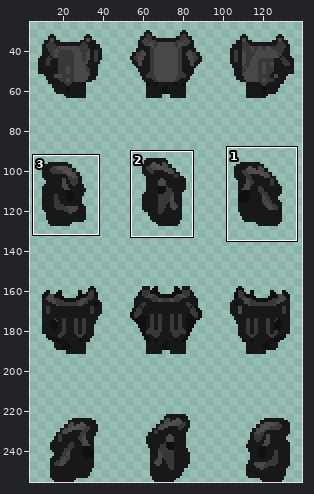
Sprite sheet, stored at data/sprites/outfit/dress/dress_064.png. The first picture is a wide view before the edit; the outline marks the close-up.
Close-up. Before the edit:
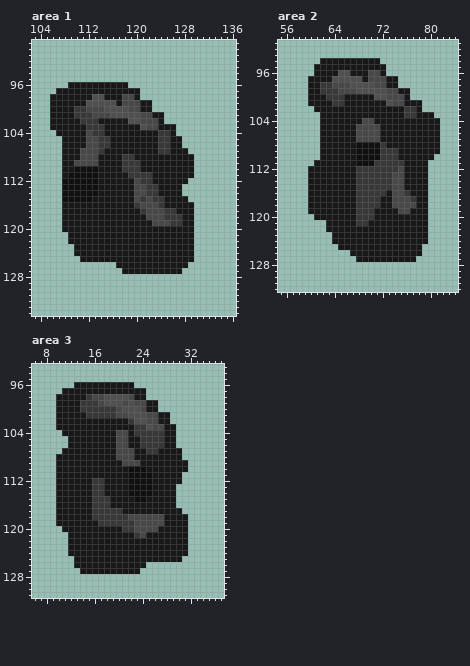
The file is 144x256 pixels. Shown: area 1: x 103..136, y 89..134; area 2: x 55..84, y 91..132; area 3: x 6..37, y 93..131. The wide view leaves out empty margins. The commit also changed other parts of the picture, which this record leaves out.
Now the later version:
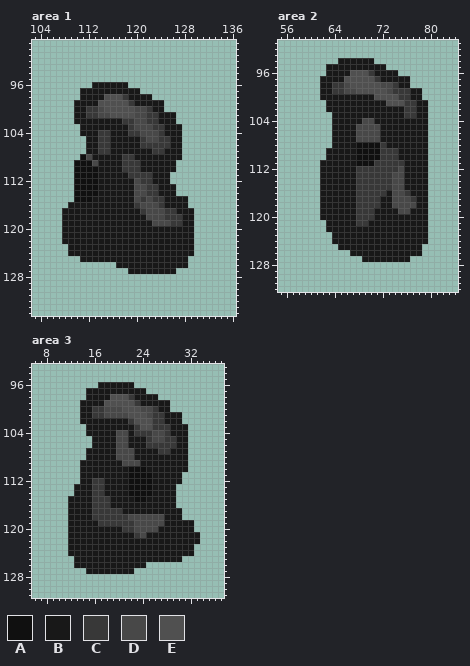
Palette (. is transparent): A #101010  B #181818  C #383838  D #484848  E #505050
Changes in this commit:
Area 1:
y 96: x 109..112 BBBB -> ....
y 97: x 107..110 BBBB -> ....
y 98: x 106..110 BBBBB -> .....; x 113..119 EEBBBDD -> BBEEECB; x 121..122 .. -> BB
y 99: x 106..109 BBBB -> ....; x 112..113 EE -> BB; x 117..120 BDDD -> EECB; x 123..124 .. -> BB
y 100: x 106..113 BBBBCCDD -> ....BBCC; x 119 D -> E; x 121..124 BB.. -> DCBB
y 101: x 106..111 BBBBCC -> ....BB; x 113 D -> C; x 120 E -> D; x 122..123 DB -> CC; x 125..126 .. -> BB
y 102: x 106..109 BBBB -> ....; x 111..113 CCC -> BBB; x 118..120 BEE -> CCD; x 122..123 DD -> CC; x 125..126 .. -> BB
y 103: x 106..110 BBBBB -> .....; x 112..114 CCC -> BBB; x 119..121 BBE -> CDD; x 123..124 DB -> CC; x 127 . -> B
y 104: x 107..110 BBBB -> ....; x 112..113 DC -> BB; x 115 B -> C; x 119..123 BBBBB -> CCDDD; x 125 C -> B; x 127 . -> B
y 105: x 108..113 BBBBDD -> ....BB; x 121..123 BBB -> CDD
y 106: x 108..113 BBBBDD -> ....BB; x 121..123 BBB -> CCC
y 107: x 108..113 BBBDDD -> ....BB; x 115 B -> C; x 123 B -> C; x 125 C -> B; x 128 B -> .
y 108: x 108..111 BBBD -> ...A; x 113 D -> B; x 128..129 BB -> ..
y 109: x 108..112 BBDDD -> ..AAA; x 127..129 BBB -> ...
y 110: x 108..109 BB -> ..; x 127..129 BBB -> ...
y 111: x 108..109 BA -> ..; x 126..129 BBBB -> ....
y 112: x 108..109 AA -> ..; x 126..128 BBB -> ...
y 113..114: x 108..109 AA -> ..; x 127 B -> .
y 115: x 108..109 AA -> ..
y 116: x 108 B -> .; x 129 B -> .
y 121..122: x 108 . -> B
y 123..124: x 109 . -> B
y 125: x 129 B -> .
y 127: x 118 B -> .; x 127 B -> .
Area 2:
y 94: x 62..64 BBB -> ...; x 71 B -> .
y 95: x 61..62 BB -> ..
y 96: x 61..62 BB -> ..; x 65..71 EEBBBDD -> BBEEECB; x 73..74 .. -> BB
y 97: x 60..61 BB -> ..; x 64..65 EE -> BB; x 69..72 BDDD -> EECB; x 75..76 .. -> BB
y 98: x 60..65 BBCCDD -> ..BBCC; x 71 D -> E; x 73..76 BB.. -> DCBB
y 99: x 60..63 BBCC -> ..BB; x 65 D -> C; x 74..78 DBB.. -> CCCBB
y 100: x 60..61 BB -> ..; x 63..65 CCC -> BBB; x 73..78 DDDB.. -> EECCBB
y 101: x 60..62 BBB -> ...; x 64..65 CC -> BB; x 74..77 DDBB -> EECC; x 79 . -> B
y 102: x 61..62 BB -> ..; x 79 . -> B
y 103: x 62..63 BB -> ..; x 80 B -> .
y 104..108: x 62..63 BB -> ..; x 80..81 BB -> ..
y 109: x 62 B -> .; x 80..81 BB -> ..
y 110: x 62 B -> .; x 80 B -> .
y 111: x 61 B -> .
y 112..119: x 60..61 BB -> ..
y 120: x 61 B -> .
y 127: x 68 B -> .; x 77 B -> .
Area 3:
y 96: x 13..16 BBBB -> ....
y 97: x 11..14 BBBB -> ....
y 98: x 10..18 BBBBBCDDE -> .....BBBB; x 22 D -> C; x 25..26 .. -> BB
y 99: x 10..17 BBBBCCCD -> ....BBBB; x 21 D -> E; x 23..24 DD -> CB; x 27..28 .. -> BB
y 100: x 10..15 BBBBCC -> ....BB; x 18..19 CC -> DD; x 25..28 BB.. -> DCBB
y 101: x 10..13 BBBB -> ....; x 15 C -> B; x 18..19 CC -> DD; x 26..27 DB -> CC; x 29..30 .. -> BB
y 102: x 10..13 BBBB -> ....; x 25..27 DDB -> ECC; x 29..30 .. -> BB
y 103: x 10..14 BBBBB -> .....; x 24 C -> E; x 26..28 DDB -> CCC; x 30..31 .. -> BB
y 104: x 11..14 BBBB -> ....; x 26..28 CCB -> DDC; x 30..31 .. -> BB
y 105: x 12..15 BBBB -> ....; x 24 C -> B; x 26..31 CCBB.. -> DDCCBB
y 106: x 12..15 BBBB -> ....; x 24 C -> B; x 28..31 BB.. -> CCBB
y 107: x 11..14 BBBB -> ....; x 25..28 CCBB -> BBCC; x 31 . -> B
y 108: x 10..14 BBBBB -> .....; x 31 . -> B
y 109..112: x 10..13 BBBB -> ....
y 113..114: x 10..12 BBB -> ...
y 115..117: x 10..11 BB -> ..
y 118: x 10..11 BB -> ..; x 31 B -> .
y 119: x 10..11 BB -> ..; x 32 . -> B
y 120: x 11 B -> .; x 32 . -> B
y 121..122: x 32..33 .. -> BB
y 123..124: x 32 . -> B
y 127: x 14 B -> .; x 23 B -> .
